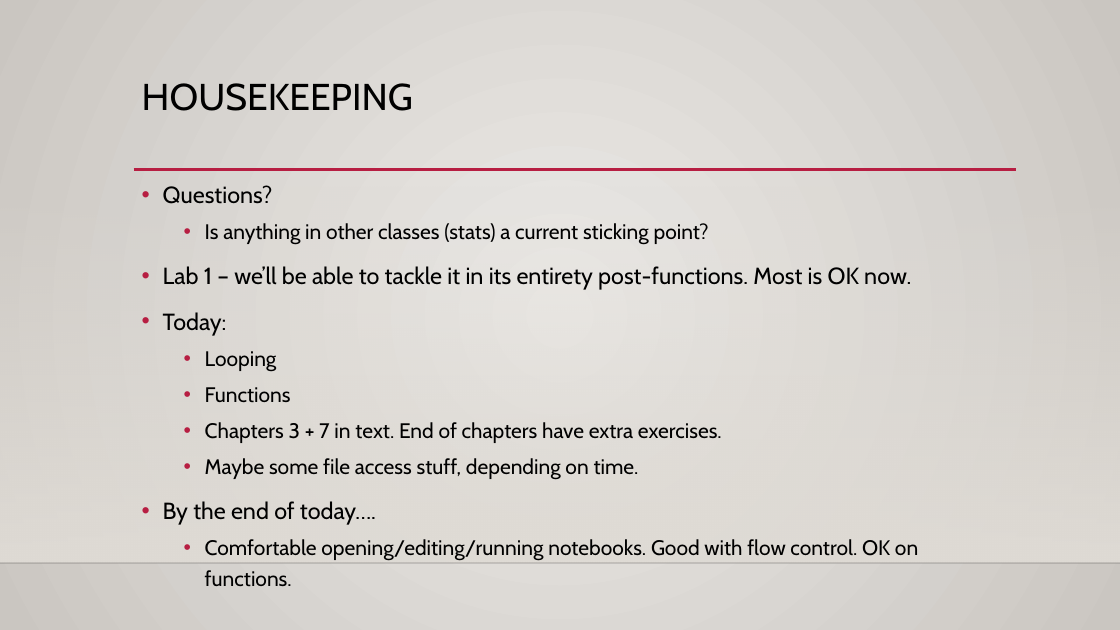
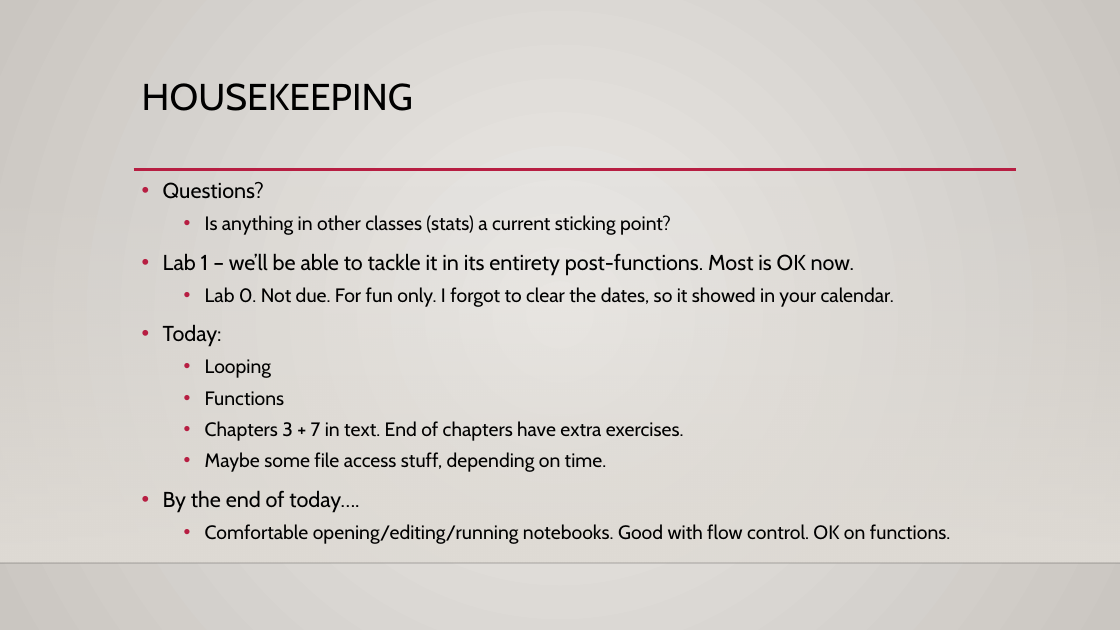
Before and after one commit to okohnkay/Programming_Basics_for_ML, a slide deck: slide 2 of course_material/slides/003_loops.pptx. Drawn at 1120x630 pixels with LibreOffice and Linux fonts; fonts in the diff are those of the drawing; background and template pictures are left out. Boxes give left, top, right and bottom in pixels: in the first picture for what was removed or moved away, otherwise in the second. Text is boxed around its words. In the diff, an @@ line names an element or a change of style, - is before the commit and + after.

```diff
--- a/course_material/slides/003_loops.pptx
+++ b/course_material/slides/003_loops.pptx
@@ text at (x1=163, y1=182, x2=950, y2=544): size 20 to 18.5 pt in "Questions?", "Lab 1 – we’ll be able to ...", "Today:", "By the end of today…."; size 18 to 16.6 pt in "Is anything in other classes (stats) a ...", "Looping", "Functions", "Chapters 3 + 7 in text. End ..." and 2 more places; line spacing 1.2 to 1.1 @@
@@ text at (x1=205, y1=287, x2=894, y2=307): paragraph added @@
+  • Lab 0. Not due. For fun only. I forgot to clear the dates, so it showed in your calendar.
```
Also in this commit, not shown: 24 other files.
